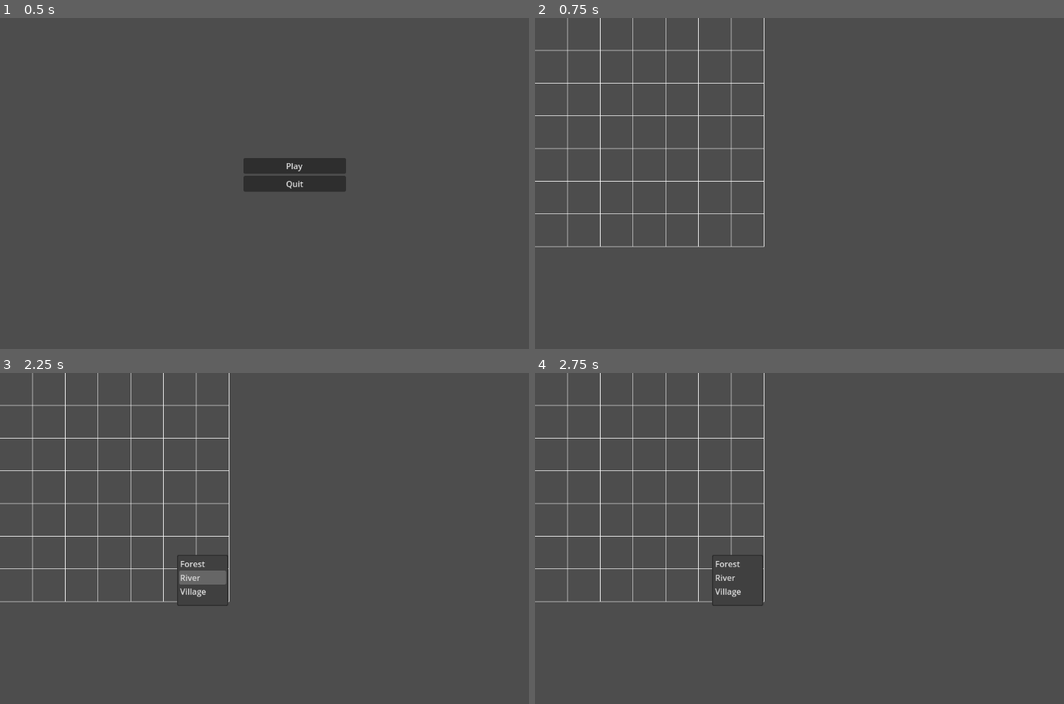
Above: before the commit, frames 1-4 (two rows, left to right).
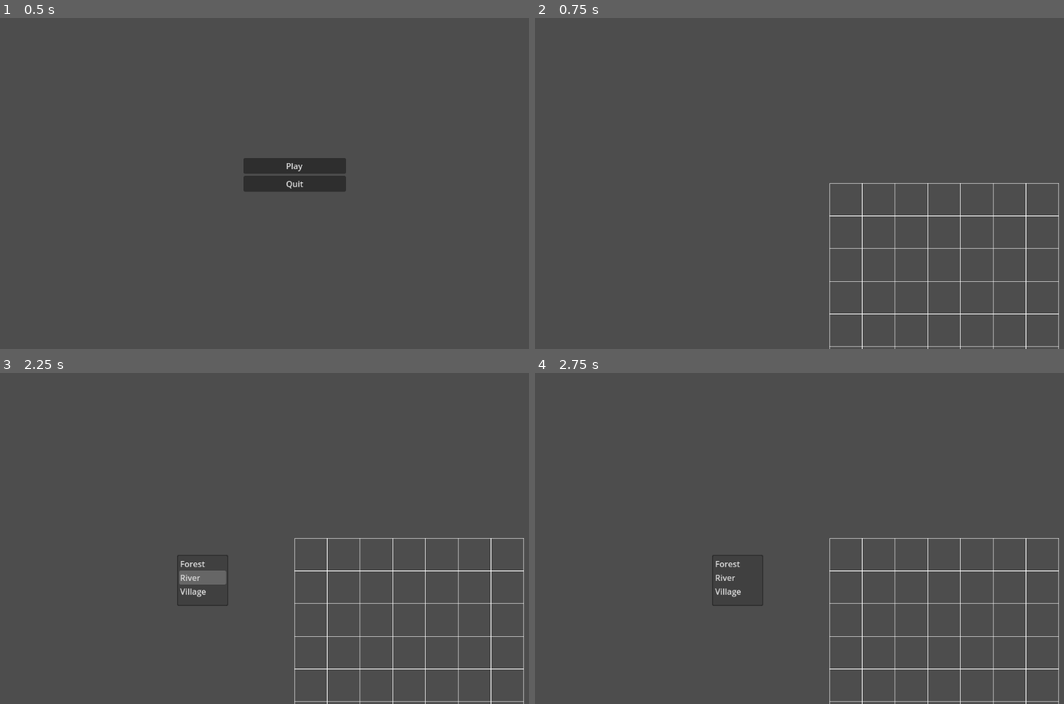
Above: after the commit, the same moments.

Repository: CloneDeath/TCGGame
Game: Godot game, scene res://Scenes/MainMenu.tscn
Same seed, same stepped clock (60 frames per second), same inputs: the game is played once before the commit and once after it.
Inputs (mouse positions are in pixels of both pictures, inside the frame that each line leads up to):
- Up to frame 1 (0.5 s): no input
- Up to frame 2 (0.75 s): click "Play" at 0.5 s
- Up to frame 3 (2.25 s): tap Enter (ui_accept) at 1.25, 1.52, 2 s; move the mouse to (423, 521) at 1.27 s; click (423, 521) at 1.42 s; drag from (174, 555) to (264, 604) at 2.02 s
- Up to frame 4 (2.75 s): no input

Frame 1 is identical in both runs. In frame 2, 3.0% of the frame differs, in the area x 0-100%, y 0-100%; in frame 3, 2.9%; in frame 4, 2.9%.

Commit message:
Add camera drag with right click

Diff:
--- a/Scenes/Battlefield.gd
+++ b/Scenes/Battlefield.gd
@@ -13,6 +13,10 @@
 var selected_cell: Vector2i = Vector2i(-1, -1)
 
 @onready var build_menu := $BuildMenu
+@onready var camera := $Camera2D
+
+var dragging := false
+var last_mouse_pos := Vector2.ZERO
 
 func _ready():
     queue_redraw()
@@ -40,15 +44,24 @@
         draw_line(start, end, color)
 
 func _input(event):
-    if event is InputEventMouseButton and event.button_index == MOUSE_BUTTON_LEFT and event.pressed:
-        var pos = event.position
-        var cell = Vector2i(int(pos.x / cell_size.x), int(pos.y / cell_size.y))
-        if cell.x < 0 or cell.y < 0 or cell.x >= grid_size.x or cell.y >= grid_size.y:
-            return
-        if tiles[cell.y][cell.x] == null:
-            selected_cell = cell
-            build_menu.position = pos
-            build_menu.popup()
+    if event is InputEventMouseButton:
+        if event.button_index == MOUSE_BUTTON_LEFT and event.pressed:
+            var pos = event.position
+            var cell = Vector2i(int(pos.x / cell_size.x), int(pos.y / cell_size.y))
+            if cell.x < 0 or cell.y < 0 or cell.x >= grid_size.x or cell.y >= grid_size.y:
+                return
+            if tiles[cell.y][cell.x] == null:
+                selected_cell = cell
+                build_menu.position = pos
+                build_menu.popup()
+        elif event.button_index == MOUSE_BUTTON_RIGHT:
+            dragging = event.pressed
+            if dragging:
+                last_mouse_pos = event.position
+    elif event is InputEventMouseMotion and dragging:
+        var delta = event.position - last_mouse_pos
+        camera.position -= delta
+        last_mouse_pos = event.position
 
 func _on_build_menu_id_pressed(id):
     var name = build_menu.get_item_text(id)
--- a/Scenes/Battlefield.tscn
+++ b/Scenes/Battlefield.tscn
@@ -6,3 +6,6 @@
 script = ExtResource(1)
 
 [node name="BuildMenu" type="PopupMenu" parent="."]
+
+[node name="Camera2D" type="Camera2D" parent="."]
+current = true
